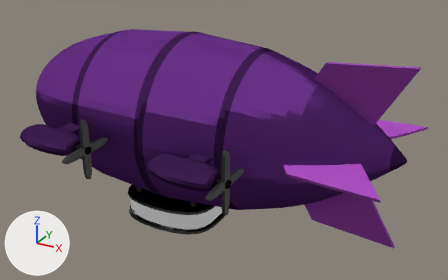
The Blender file 3D Objects/Objects/propeller.blend: old version first, new version second.
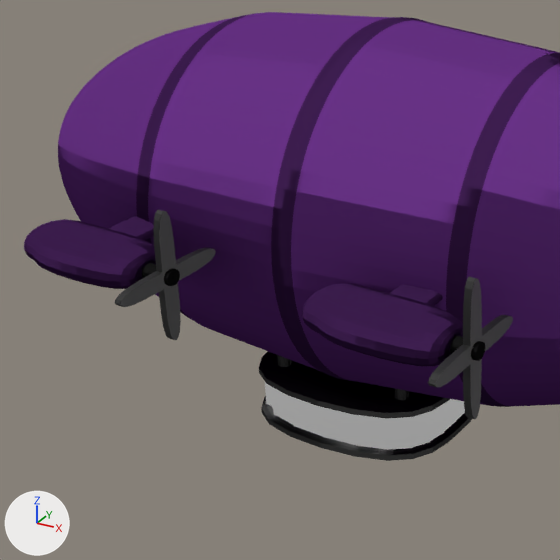
Each version appears first whole from a 50 mm lens placed at (3.43, -5.69, 2.64), pointed at (0.23, 0.13, -0.26), and next in a close-up on the part from 2% to 59% of the width and 9% to 100% of the height. Arrows for +X, +Y and +Z are at lower left; the lights stay in place.
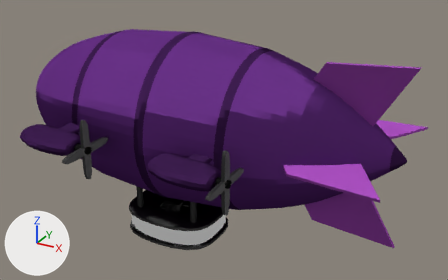
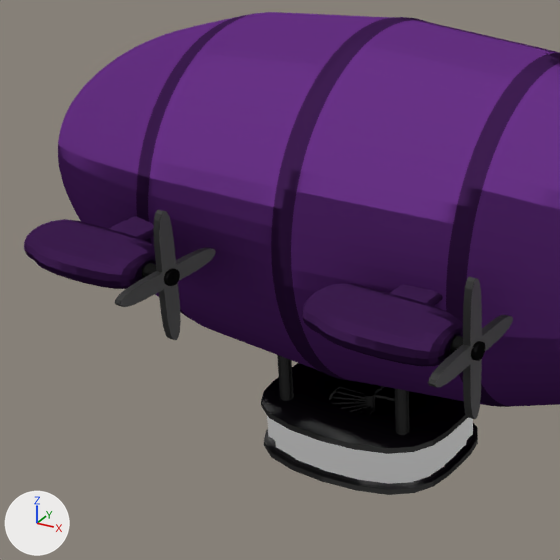
The change, as a list of edits to the scene's bpy script:
```text
Change ob_cube:
    ob_cube.location: (0.903, 0.0, -1.146) -> (0.903, 0.0, -1.363)
Change ob_cube_002:
    ob_cube_002.location: (0.903, 0.0, -1.146) -> (0.903, 0.0, -1.363)
```

Boxes [x1, y1, x2, y2] around the edits, measured in the close-ups (560 x 560 px):
'Cube', moved: before [259, 351, 472, 461]; after [261, 363, 478, 495]
'Cube.002', moved: before [265, 382, 466, 452]; after [267, 387, 473, 487]
